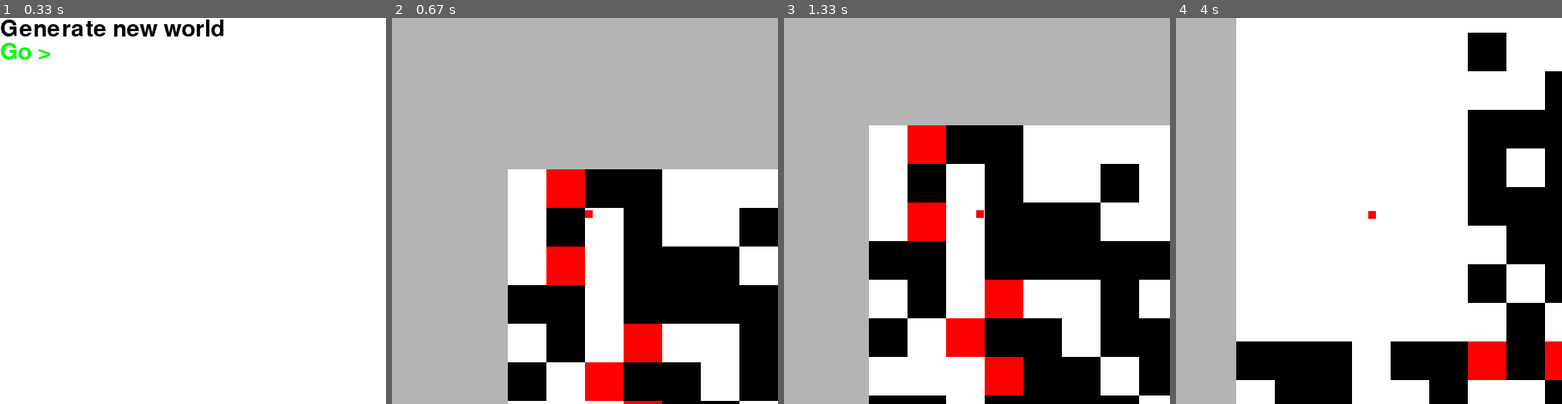
Above: before the commit, frames 1-4 (left to right).
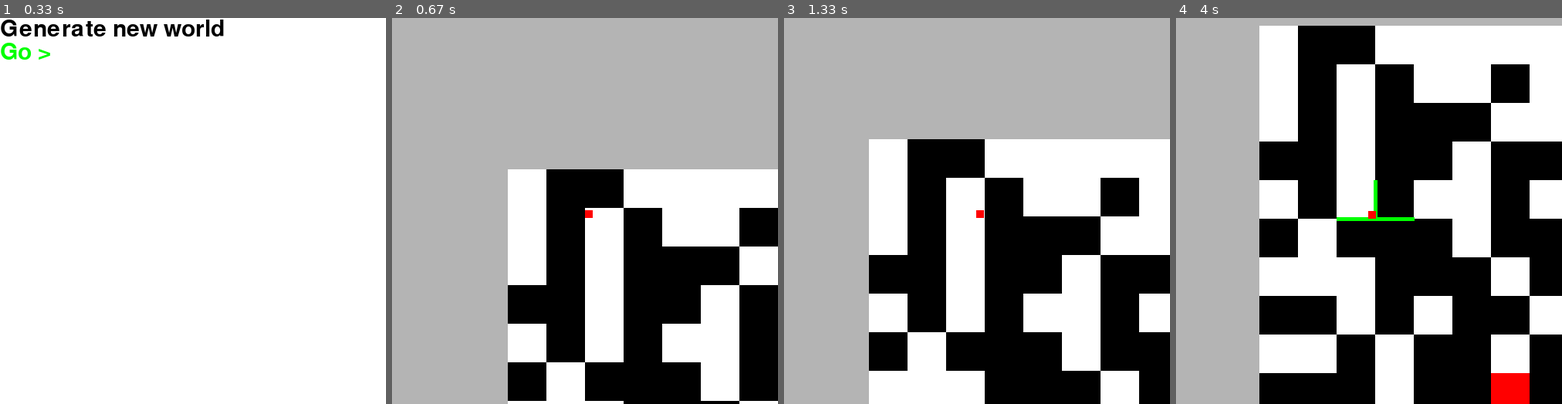
Above: after the commit, the same moments.

Repository: sillypantscoder/pygame_platformer_2
Game: pygame game, started from main.py
Same seed, same stepped clock (60 frames per second), same inputs: the game is played once before the commit and once after it.
Inputs (mouse positions are in pixels of both pictures, inside the frame that each line leads up to):
- Up to frame 1 (0.33 s): no input
- Up to frame 2 (0.67 s): click "Go >" at 0.38 s
- Up to frame 3 (1.33 s): hold Right 0.67-1.13 s; move the mouse to (961, 226) at 0.7 s
- Up to frame 4 (4 s): hold Right 1.5-1.97 s; hold Left 2-2.53 s; hold Left 2.57-2.97 s; hold Right from 3.4 s (still down)

Frame 1 is identical in both runs. In frame 2, 6.1% of the frame differs, in the area x 40-90%, y 39-100%; in frame 3, 17%; in frame 4, 48%, in the area x 15-100%, y 0-100%.

Commit message:
Added more enemies
- TNT is less common
- Each Mob has its own color
- Added Player and Monster classes

Diff:
--- a/main.py
+++ b/main.py
@@ -12,7 +12,7 @@
 LIGHTRED = (255, 180, 180)
 RED = (255, 0, 0)
 GREEN = (0, 255, 0)
-WORLD = [[random.choice([0, 0, 0, 0, 0, 1, 1, 1, 1, 1, 2]) for x in range(BOARDSIZE[0])] for y in range(BOARDSIZE[1])]
+WORLD = [[random.choices([0, 1, 2], weights=[25, 25, 1], k=1)[0] for x in range(BOARDSIZE[0])] for y in range(BOARDSIZE[1])]
 CELLSIZE = 50
 FONT = pygame.font.Font(pygame.font.get_default_font(), 30)
 c = pygame.time.Clock()
@@ -73,16 +73,18 @@
 		explosion(*l, 3)
 
 class Mob:
-	def __init__(self, x, y):
+	def __init__(self, x, y, color):
 		self.x = x
 		self.y = y
 		self.vx = 0
 		self.vy = 0
+		self.standing = False
+		self.color = color
+	def draw(self, playerx, playery):
+		pygame.draw.rect(screen, self.color, pygame.Rect(self.x, self.y, 10, 10).move((250 - playerx, 250 - playery)))
 	def tick(self):
 		self.x += self.vx
 		self.y += self.vy
-		pygame.draw.rect(screen, LIGHTRED, pygame.Rect(self.x, self.y, 10, 10).move((250 - self.x, 250 - self.y)))
-		pygame.draw.rect(totalScreen, RED, pygame.Rect(self.x, self.y, 10, 10))
 		touching_platforms = []
 		# World
 		for x in range(len(WORLD)):
@@ -97,6 +99,7 @@
 						explosion(x, y, 3)
 		# Velocity computations
 		self.vx *= 0.5
+		self.standing = False
 		if len(touching_platforms) == 0:
 			self.vy += 0.05
 		else:
@@ -107,8 +110,7 @@
 					# Mob is standing on a platform!
 					self.vy = 0
 					self.y = platform.top - 10
-					if keys[pygame.K_UP]:
-						self.vy = -3.1
+					self.standing = True
 					pygame.draw.line(totalScreen, (0, 255, 0), platform.topleft, platform.topright, 5)
 				else:
 					if platform.left - thismob.right > -5:
@@ -124,12 +126,45 @@
 						self.vy = 0
 						self.y = platform.bottom
 						pygame.draw.line(totalScreen, (0, 255, 0), platform.bottomleft, platform.bottomright, 5)
-		# Respawning
+		# Respawning, Crashing, and Moving
 		if self.y > BOARDSIZE[1] * CELLSIZE:
 			self.x = 100
 			self.y = 0
-
-player = Mob(100, 0)
+		if self.vx > 20 or self.vy > 20 or self.vx < -20 or self.vy < -20:
+			self.vx = 0
+			self.vy = 0
+		self.tickmove()
+	def tickmove(self):
+		pass
+
+class Player(Mob):
+	def tickmove(self):
+		keys = pygame.key.get_pressed()
+		if keys[pygame.K_LEFT]:
+			self.vx -= 1
+		if keys[pygame.K_RIGHT]:
+			self.vx += 1
+		if keys[pygame.K_UP] and self.standing:
+			self.vy = -3.1
+
+class Monster(Mob):
+	def __init__(self, x, y, color):
+		self.x = x
+		self.y = y
+		self.vx = 0
+		self.vy = 0
+		self.standing = False
+		self.color = color
+		self.direction = None
+	def tickmove(self):
+		if self.direction:
+			self.vx += self.direction
+			if random.random() < 0.1: self.direction = None
+		else:
+			self.direction = random.choice([1, -1])
+
+player = Player(100, 0, RED)
+things = []
 
 running = True
 while running:
@@ -137,11 +172,6 @@
 		if event.type == pygame.QUIT:
 			running = False
 			# User clicked close button
-	keys = pygame.key.get_pressed()
-	if keys[pygame.K_LEFT]:
-		player.vx -= 1
-	if keys[pygame.K_RIGHT]:
-		player.vx += 1
 	# DRAWING ------------
 	screen.fill(GRAY)
 	totalScreen.fill(WHITE)
@@ -154,10 +184,21 @@
 					pygame.draw.rect(totalScreen, BLACK, cellrect)
 				if cell == 2:
 					pygame.draw.rect(totalScreen, RED, cellrect)
-	# Player
+	# Spawning
+	if random.random() < 0.01:
+		things.append(Monster(random.randint(0, BOARDSIZE[0] * CELLSIZE), random.randint(0, BOARDSIZE[1] * CELLSIZE), (0, 255, 0)))
+	# Players & Screen
 	player.tick()
+	for t in things:
+		t.tick()
+	screen.blit(totalScreen, (250 - player.x, 250 - player.y))
+	player.draw(player.x, player.y)
+	for t in things:
+		t.draw(player.x, player.y)
+		# Despawning
+		if random.random() < 0.005 or t.y + 10 > BOARDSIZE[1] * CELLSIZE:
+			things.remove(t)
 	# FLIP -----------------
-	screen.blit(totalScreen, (250 - player.x, 250 - player.y))
 	pygame.display.flip()
 	c.tick(60)
 pygame.quit()
